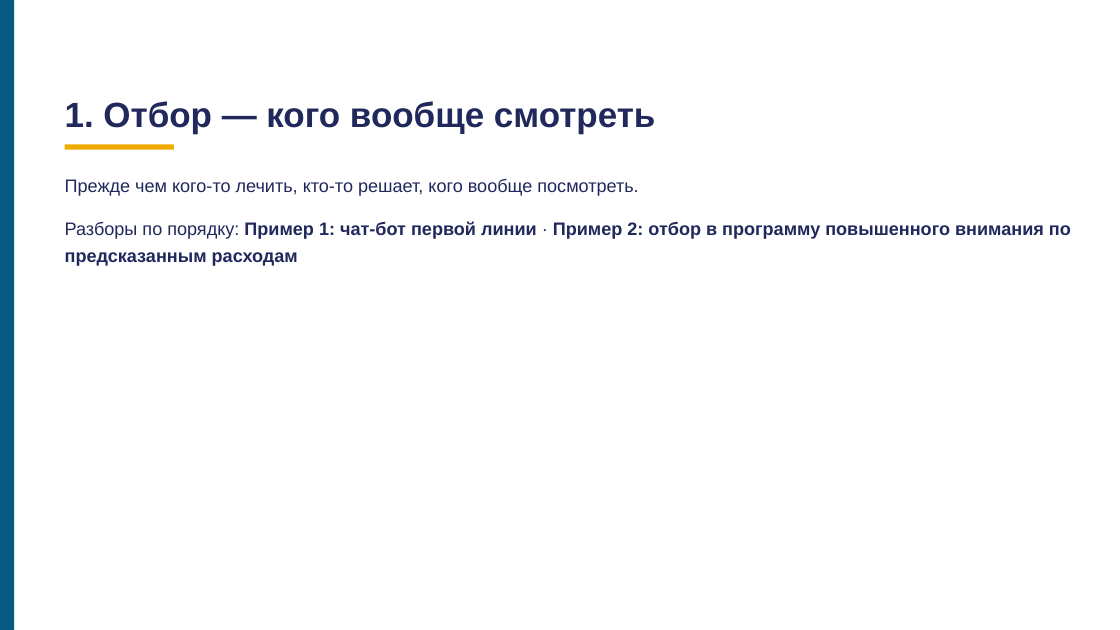
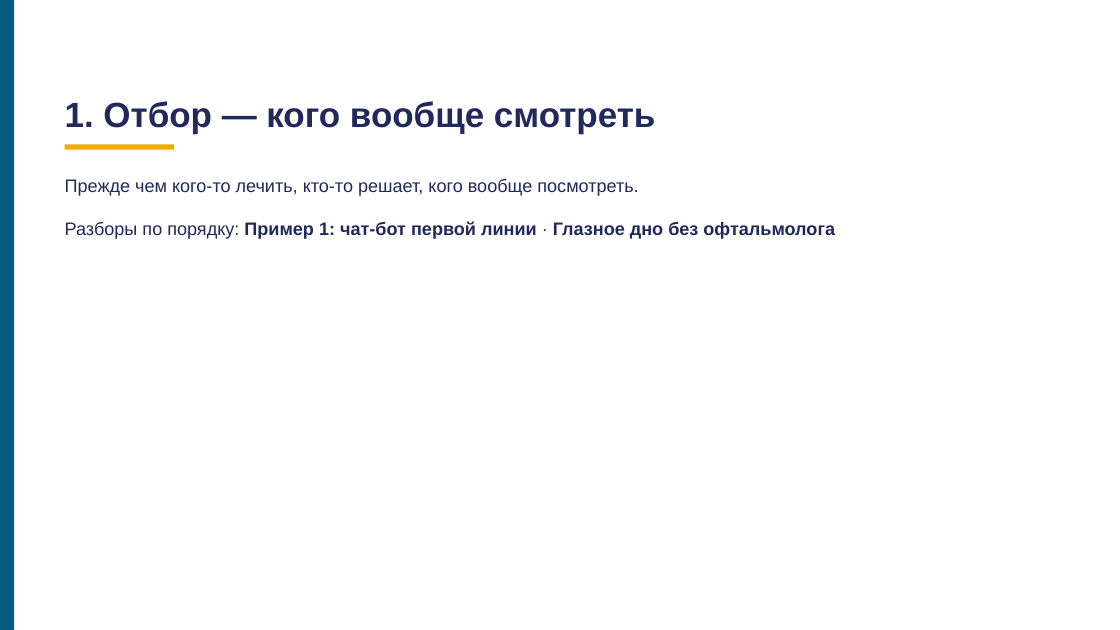
Before and after one commit to tellina-study/AI-usage-lessons, a slide deck: slide 11 of library/lectures/lec-07/rework/deck/lec-07-karkas.pptx. Drawn at 1120x630 pixels with LibreOffice and Linux fonts; fonts in the diff are those of the drawing. Boxes give left, top, right and bottom in pixels: in the first picture for what was removed or moved away, otherwise in the second. Text is boxed around its words. In the diff, an @@ line names an element or a change of style, - is before the commit and + after.

```diff
--- a/library/lectures/lec-07/rework/deck/lec-07-karkas.pptx
+++ b/library/lectures/lec-07/rework/deck/lec-07-karkas.pptx
@@ text at [65, 221, 835, 239]: text changed @@
-Разборы по порядку: Пример 1: чат-бот первой линии · Пример 2: отбор в программу повышенного внимания по предсказанным расходам
+Разборы по порядку: Пример 1: чат-бот первой линии · Глазное дно без офтальмолога
```
Also in this commit, not shown: 69 other slides changed, 32 slides added, 2 slides removed, 35 other files.
